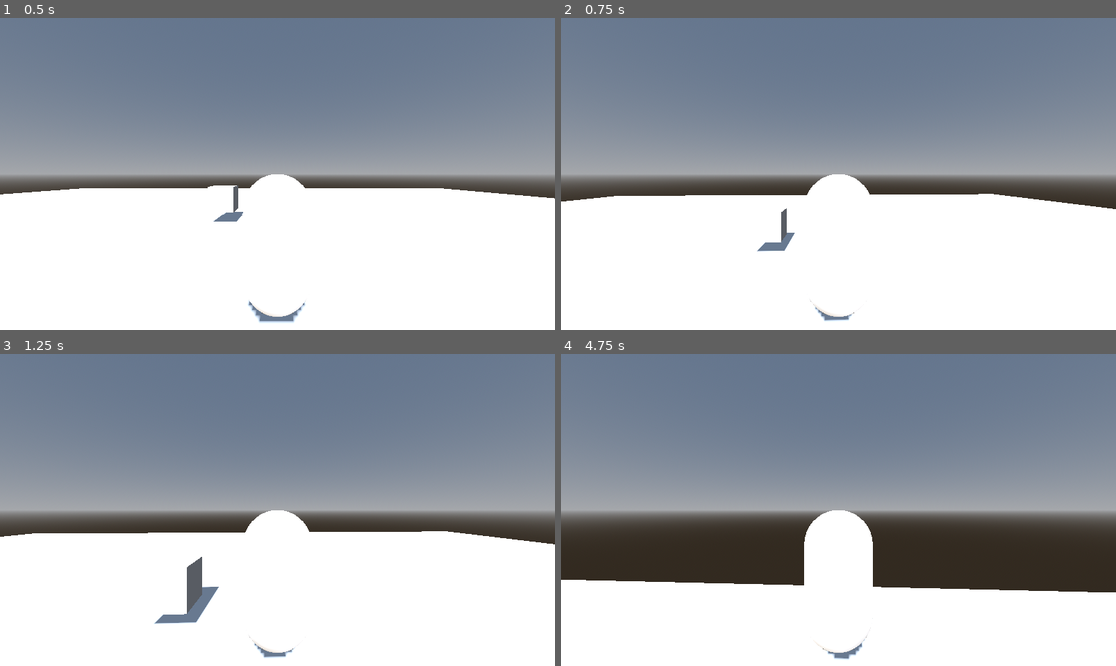
Above: before the commit, frames 1-4 (two rows, left to right).
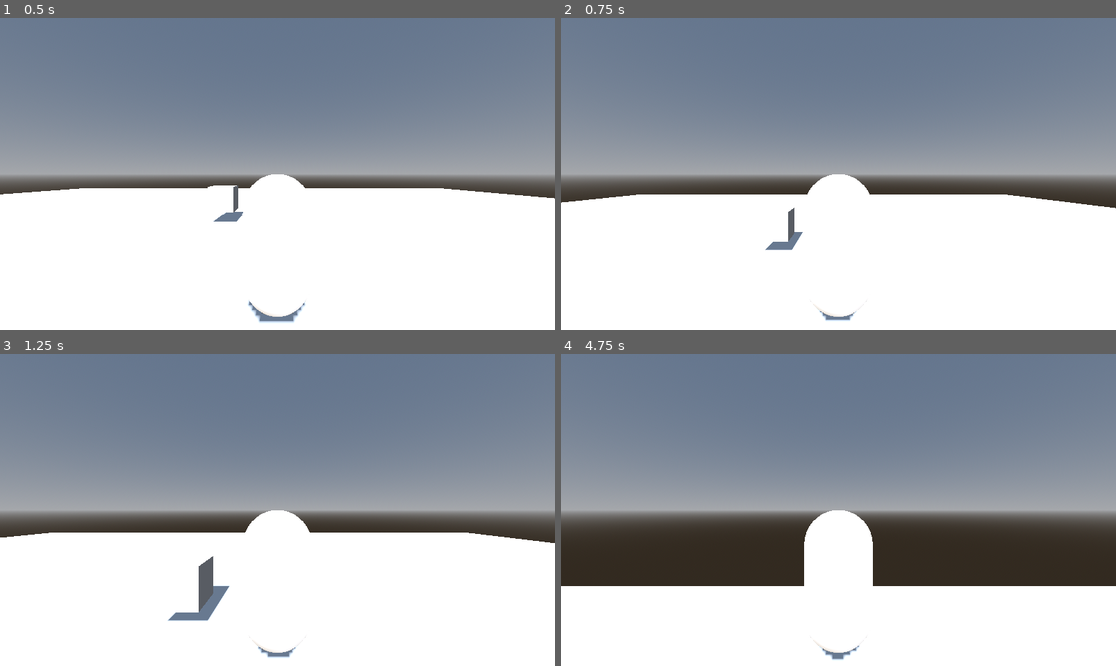
Above: after the commit, the same moments.

Repository: olddine/prueba-godot-2
Game: Godot game, scene res://scene/main.tscn
The game is run twice, just before and just after one commit, with the same random seed, the same clock (stepped at 60 frames per second) and the same inputs.
Inputs (mouse positions are in pixels of both pictures, inside the frame that each line leads up to):
- Up to frame 1 (0.5 s): no input
- Up to frame 2 (0.75 s): tap Enter (ui_accept) at 0.5 s; move the mouse to (866, 174) at 0.52 s; hold W (ui_up) from 0.53 s (still down)
- Up to frame 3 (1.25 s): keep holding W (ui_up); tap Enter (ui_accept) at 0.77 s
- Up to frame 4 (4.75 s): keep holding W (ui_up); move the mouse to (810, 510) at 1.27 s; tap Enter (ui_accept) at 1.52, 3.02, 3.77, 4.52 s; move the mouse to (849, 503) at 2.02 s; move the mouse to (832, 516) at 2.77 s; move the mouse to (877, 513) at 3.52 s; move the mouse to (794, 506) at 4.27 s

Frame 1 is identical in both runs. In frame 2, 0.6% of the frame differs, in the area x 0-100%, y 56-98%; in frame 3, 1.3%; in frame 4, 1.1%.
Error before the commit: Attempt to call function 'rotate_y' in base 'null instance' on a null instance. (res://scene/player.gd:30)

Commit message:
.

Diff:
--- a/GDSCOOL 3D GODOT 4/scene/player.gd
+++ b/GDSCOOL 3D GODOT 4/scene/player.gd
@@ -23,7 +23,7 @@
 	Input.set_mouse_mode(Input.MOUSE_MODE_CAPTURED)
 
 
-func _input(event):
+func input(event):
 	if event is InputEventMouseMotion and Input.get_mouse_mode() == Input.MOUSE_MODE_CAPTURED:
 		print("hola")
 		rotate_y(deg_to_rad(-event.relative.x*mouse_sensitivity))
